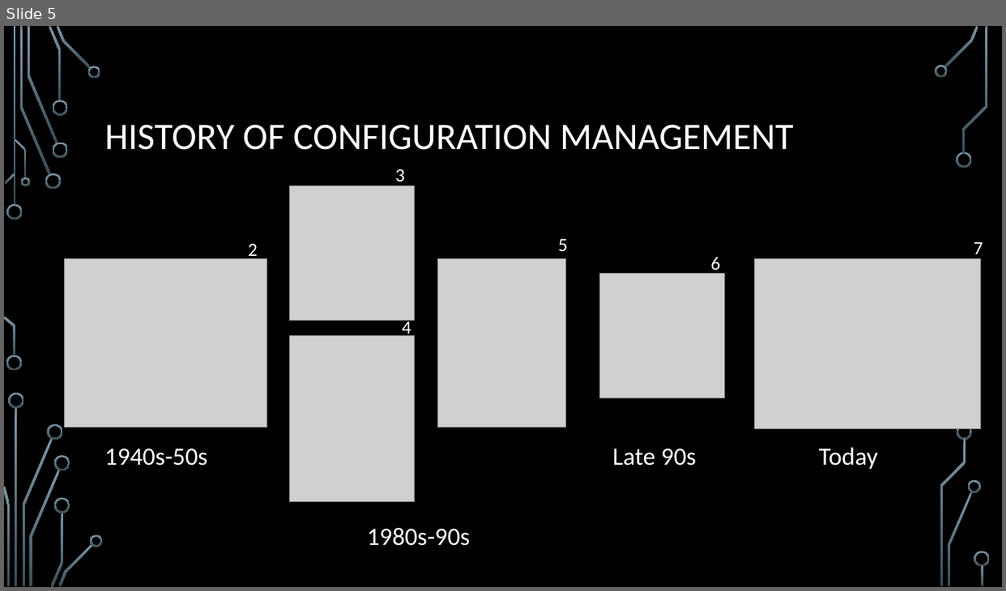
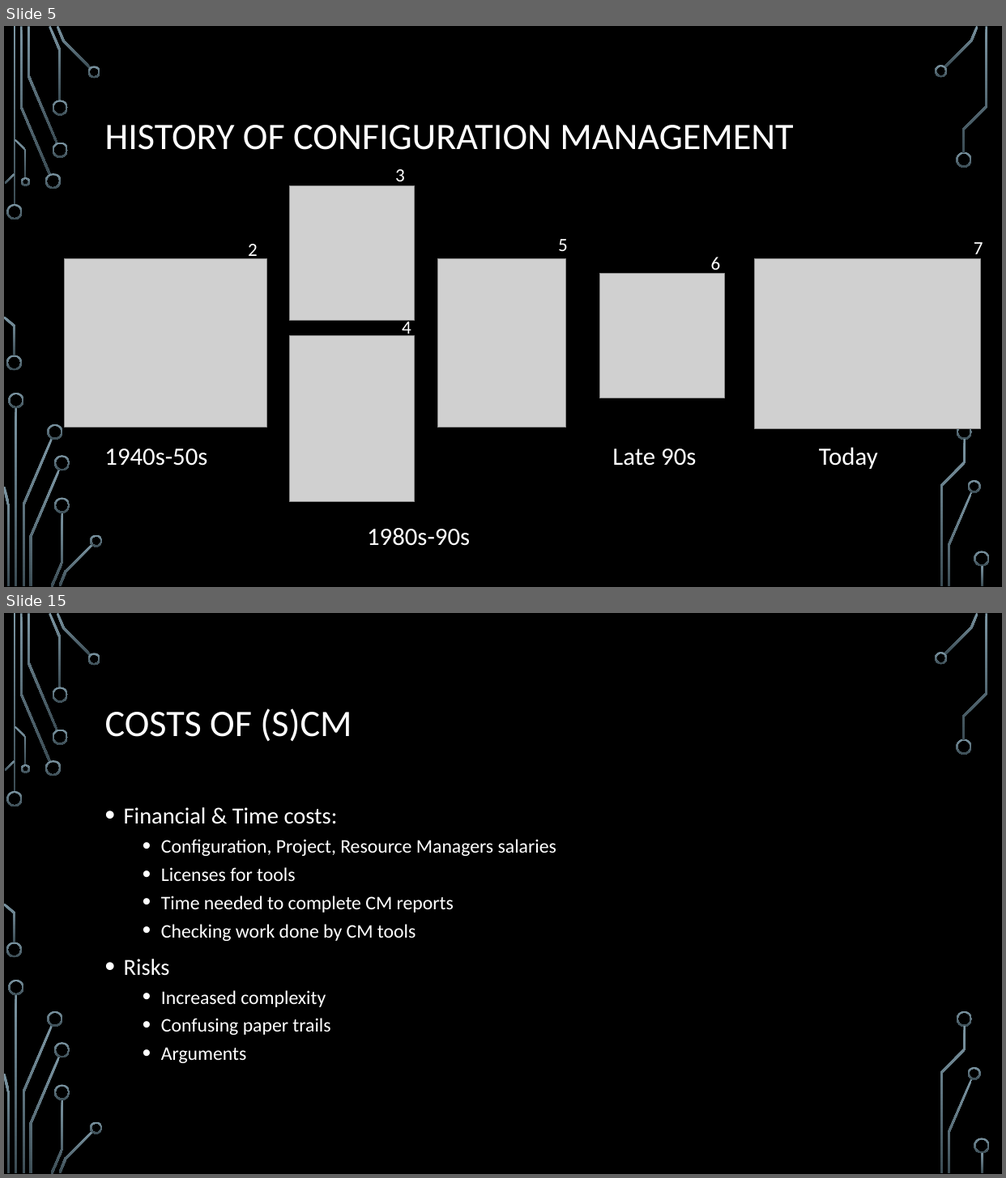
Before and after one commit to ChrisIrvine/SysEng-CM-Report, a slide deck: presentation/presentation.pptx. Shown one above the other, each under a label of ours: slide 5 before the commit, slides 5 and 15 after it; the slides between them are not shown. The pictures are 1006x591 and 1006x1178 pixels, drawn with LibreOffice and Linux fonts; fonts in the diff are those of the drawing; grey boxes stand for pictures; background and template pictures are left out. Boxes give left, top, right and bottom in pixels: in the first picture for what was removed or moved away, otherwise in the second. Text is boxed around its words. In the diff, an @@ line names an element or a change of style, - is before the commit and + after.

```diff
--- a/presentation/presentation.pptx
+++ b/presentation/presentation.pptx
@@ slide 15 added at [4, 613, 1002, 1174], background picture (left out); not listed: 36 template elements that a slide beside it also shows @@
@@ title added at [105, 709, 351, 741], 36 pt, text #FFFFFF @@
+COSTS OF (S)CM
@@ text added at [124, 807, 556, 1063], 18.5 pt, text #FFFFFF @@
+• Financial & Time costs:
+  • Configuration, Project, Resource Managers salaries
+  • Licenses for tools
+  • Time needed to complete CM reports
+  • Checking work done by CM tools
+• Risks
+  • Increased complexity
+  • Confusing paper trails
+  • Arguments
```
Also in this commit, not shown: 3 slides changed, 10 other slides added, 1 other file.
